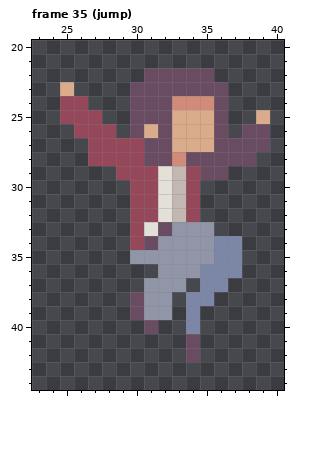
Edited in one commit: pixel-art file (assets/player/player.aseprite). Above: the version before the commit.
64x64 pixels, 68 frames. Shown: frame 35 (jump): x 23..40, y 20..44. The commit also changed other frames, which this record leaves out.
The result:
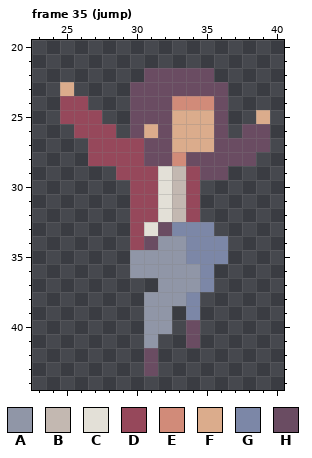
Palette (. is transparent): A #9096a7  B #c3b8b1  C #e3e0d7  D #96485b  E #d18b79  F #dbac8c  G #7c87a7  H #6a4c62
Commit: Fixed new jump animation
What changed:
{"where": "frame 35 (jump), layers \"new front leg\", \"new back leg\""}
{"frame":35,"y":33,"x":33,"old":"AAA","new":"GGG"}
{"frame":35,"y":34,"x":34,"old":"AA","new":"GG"}
{"frame":35,"y":34,"x":37,"old":"G","new":"."}
{"frame":35,"y":35,"x":34,"old":"AA","new":"GG"}
{"frame":35,"y":35,"x":37,"old":"G","new":"."}
{"frame":35,"y":36,"x":30,"old":"..","new":"AA"}
{"frame":35,"y":36,"x":36,"old":"GG","new":".."}
{"frame":35,"y":37,"x":31,"old":"A","new":"."}
{"frame":35,"y":37,"x":34,"old":".","new":"A"}
{"frame":35,"y":37,"x":36,"old":"G","new":"."}
{"frame":35,"y":38,"x":30,"old":"H","new":"."}
{"frame":35,"y":38,"x":33,"old":".","new":"A"}
{"frame":35,"y":38,"x":35,"old":"G","new":"."}
{"frame":35,"y":39,"x":30,"old":"H","new":"."}
{"frame":35,"y":40,"x":31,"old":"H.","new":"AA"}
{"frame":35,"y":40,"x":34,"old":"G","new":"H"}
{"frame":35,"y":41,"x":31,"old":".","new":"A"}
{"frame":35,"y":42,"x":31,"old":".","new":"H"}
{"frame":35,"y":42,"x":34,"old":"H","new":"."}
{"frame":35,"y":43,"x":31,"old":".","new":"H"}
